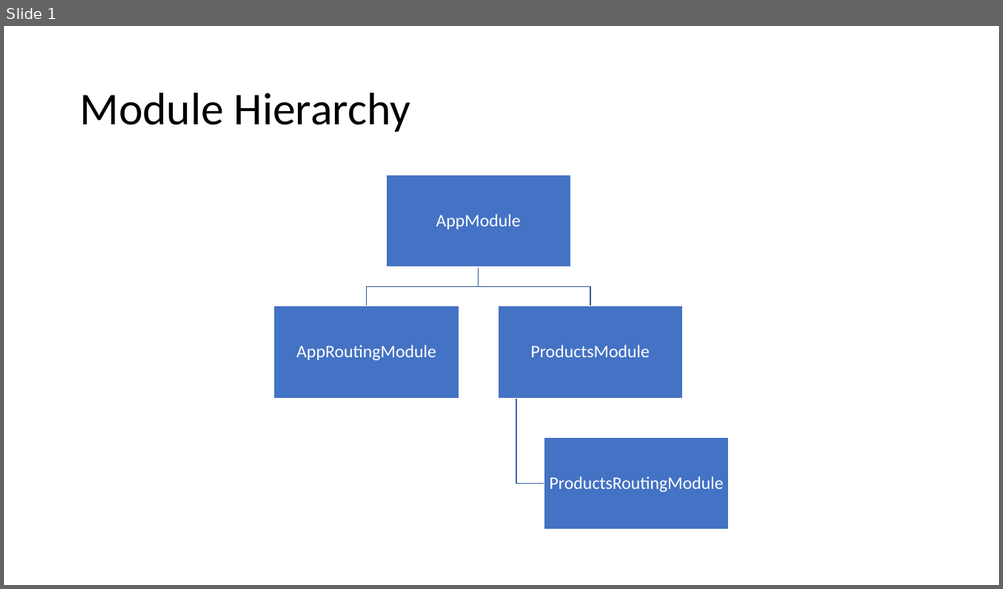
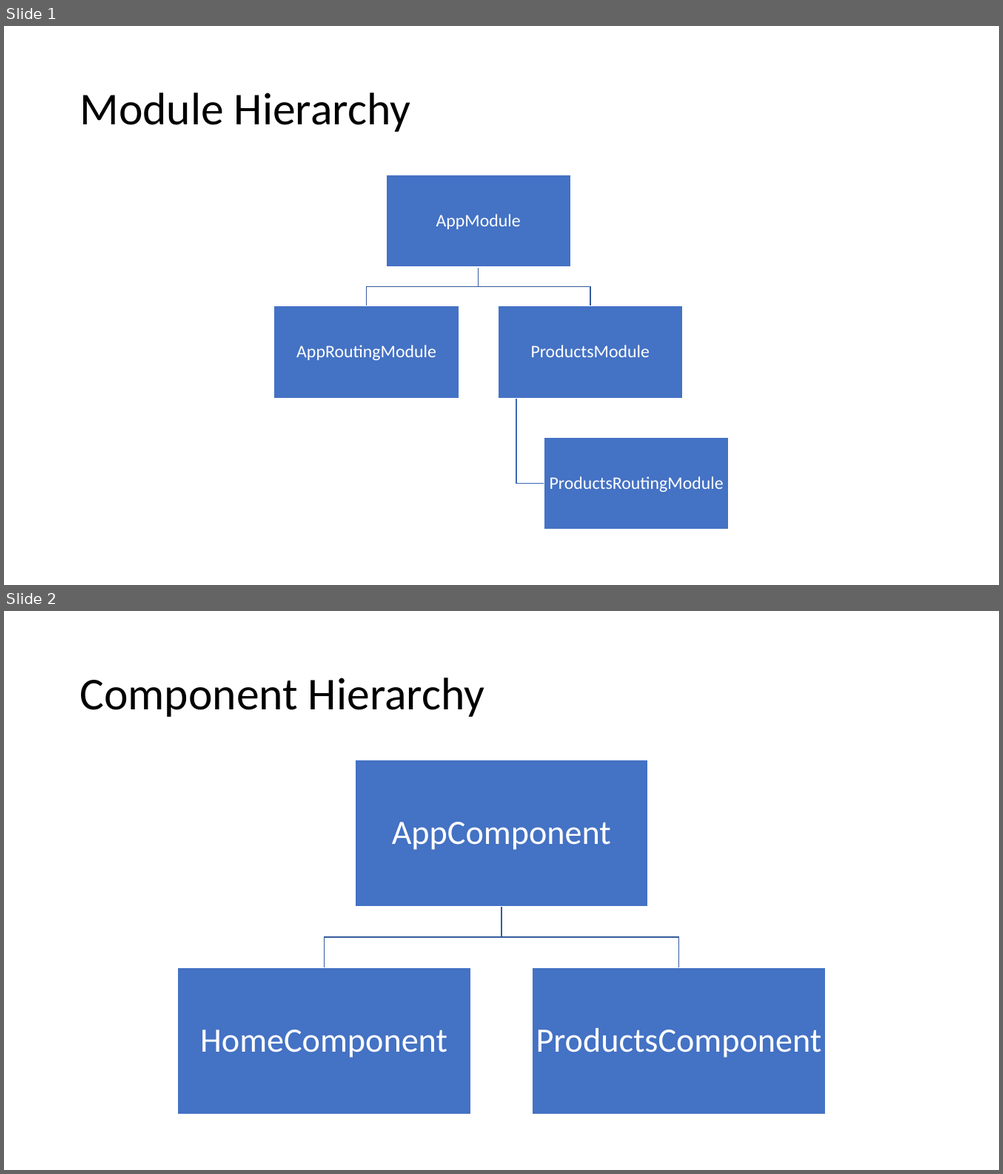
Before and after one commit to Harsha-Global/Znalytics-Aug-Oct-2020, a slide deck: Nov-12/Module Hierarchy.pptx. Shown one above the other, each under a label of ours: slide 1 before the commit, slides 1 and 2 after it. The pictures are 1003x589 and 1003x1174 pixels, drawn with LibreOffice and Linux fonts; fonts in the diff are those of the drawing. Boxes give left, top, right and bottom in pixels: in the first picture for what was removed or moved away, otherwise in the second. Text is boxed around its words. In the diff, an @@ line names an element or a change of style, - is before the commit and + after.

```diff
--- a/Nov-12/Module Hierarchy.pptx
+++ b/Nov-12/Module Hierarchy.pptx
@@ slide 2 added at [4, 611, 999, 1170], background #FFFFFF @@
@@ title added at [79, 678, 484, 717], 44 pt, text #000000 @@
+Component Hierarchy
@@ group added at [177, 760, 825, 1116]: 3 rectangles, 3 texts, 2 freeform shapes @@
+AppComponent
+HomeComponent
+ProductsComponent
```
Also in this commit, not shown: 41 other files.
